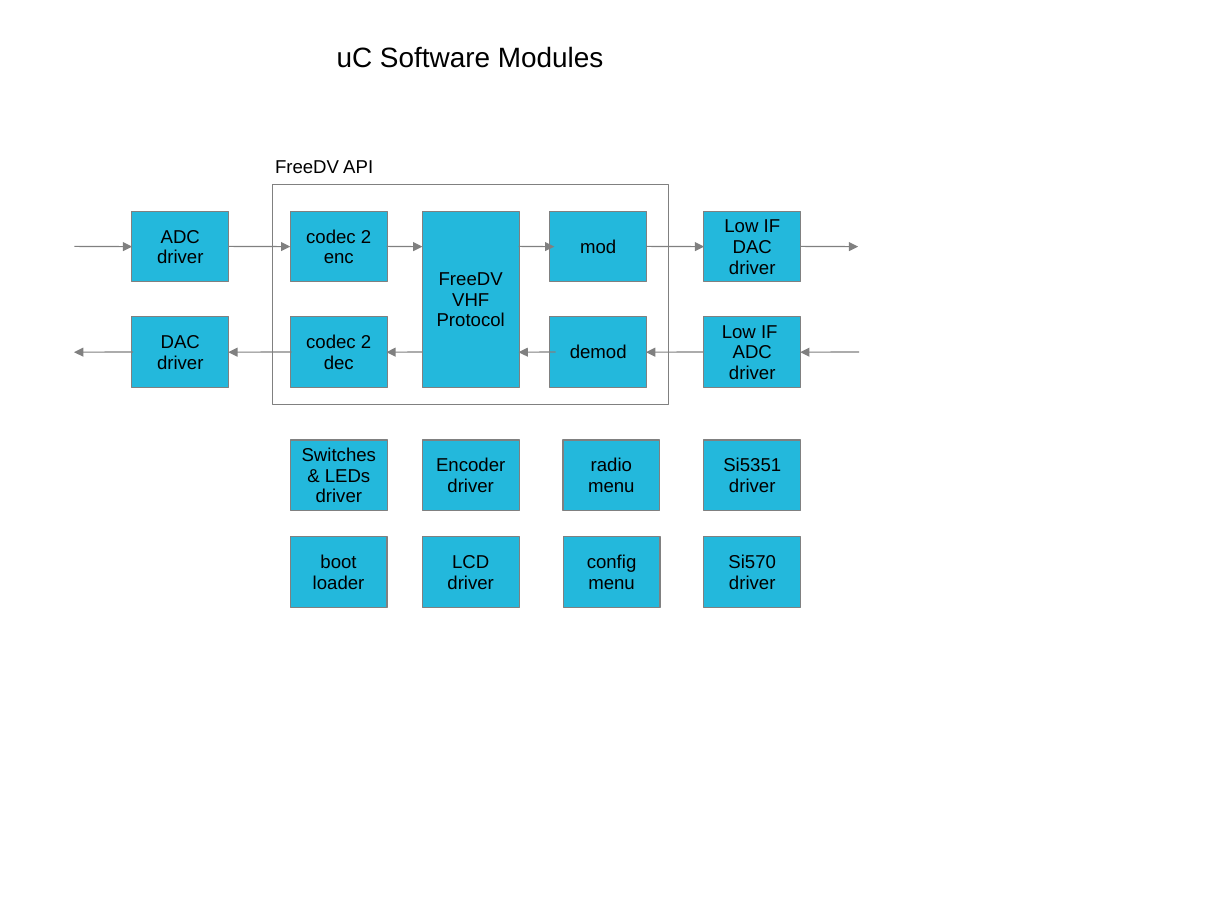
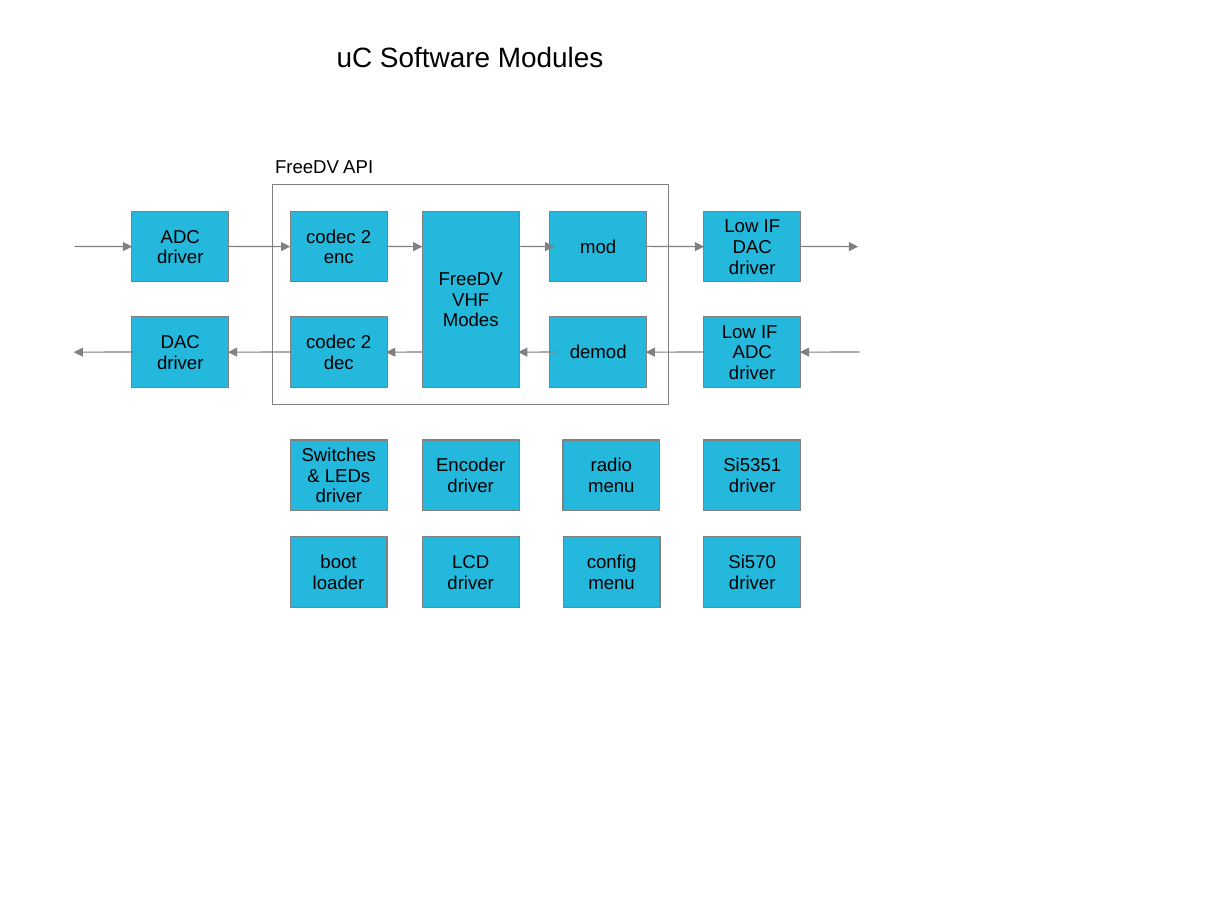
Before and after one commit to svn2github/Freetel, a slide deck: slide 2 of sm2000/doc/sm201- Block Diagram v0.1.ppt. Drawn at 1232x924 pixels with LibreOffice and Linux fonts; fonts in the diff are those of the drawing. Boxes give left, top, right and bottom in pixels: in the first picture for what was removed or moved away, otherwise in the second. Text is boxed around its words. In the diff, an @@ line names an element or a change of style, - is before the commit and + after.

```diff
--- a/sm2000/doc/sm201- Block Diagram v0.1.ppt
+++ b/sm2000/doc/sm201- Block Diagram v0.1.ppt
@@ text in rectangle at [443,312,499,326]: text changed @@
-Protocol
+Modes
```
Also in this commit, not shown: 1 other slide changed, 2 other files.
